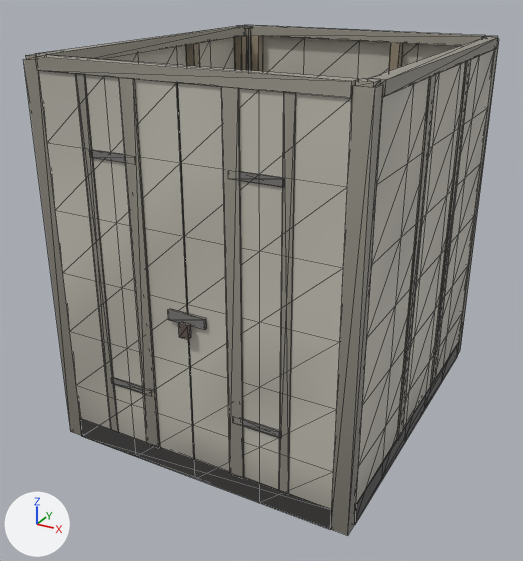
The glTF model assets/models/props/works_hoarding_deep.glb, before and after one commit.
Both versions are drawn from a 50 mm lens placed at (2.05, -4.06, 2.85), pointed at (-0.08, -0.18, 0.92). Every picture has the same lights, and +X, +Y and +Z are marked at lower left. The older version comes first. Mesh edges are drawn as thin lines. Vertices at exactly the same position are counted once.

Script lines for the objects in view, before the commit:
```python
me_works_hoarding_deep = bpy.data.meshes.new('works_hoarding_deep')
me_works_hoarding_deep.from_pydata(...)  # 824 vertices, 1372 faces; spans x -1.0..1.0, y -1.2..1.2, z 0.0..2.4
me_works_hoarding_deep.materials.append(mat_defaultmaterial)
ob_works_hoarding_deep = bpy.data.objects.new('works_hoarding_deep', me_works_hoarding_deep)
ob_works_hoarding_deep.location = (0.0, 0.0, 0.0)
```
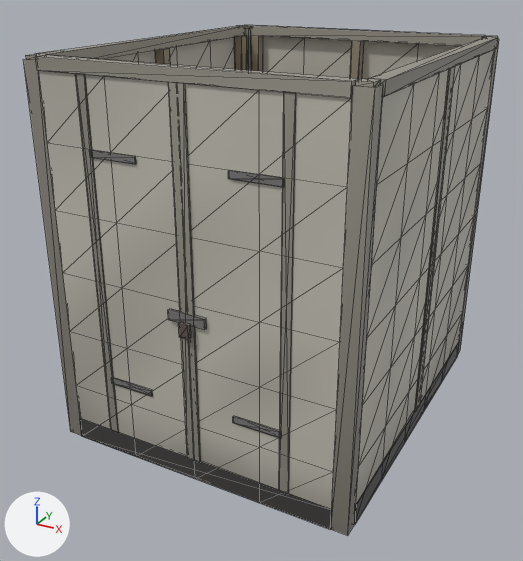
Edits to the scene script, one JSON object a line:
```json
{"block": "me_works_hoarding_deep", "where": "# used by ob_works_hoarding_deep; location = (0.0, 0.0, 0.0)"}
{"op": "remove", "block": "me_works_hoarding_deep", "code": "me_works_hoarding_deep.from_pydata(...)  # 824 vertices, 1372 faces; spans x -1.0..1.0, y -1.2..1.2, z 0.0..2.4"}
{"op": "add", "block": "me_works_hoarding_deep", "code": "me_works_hoarding_deep.from_pydata(...)  # 792 vertices, 1324 faces; spans x -1.0..1.0, y -1.2..1.2, z 0.0..2.4"}
{"block": "me_works_hoarding_deep", "change": "me_works_hoarding_deep part 1: the loose piece of 8 vertices spanning x -0.34..-0.25, y -1.16..-1.15, z 0.14..2.33 is moved by (0.3, 0.0, 0.0)"}
{"block": "me_works_hoarding_deep", "change": "me_works_hoarding_deep part 2: the loose piece of 8 vertices spanning x 0.26..0.33, y 1.1..1.17, z 0.0..2.33 is moved by (-0.3, 0.0, 0.0)"}
{"block": "me_works_hoarding_deep", "change": "me_works_hoarding_deep part 3: the loose piece of 8 vertices spanning x -0.97..-0.9, y 0.34..0.41, z 0.0..2.33 is moved by (0.0, -0.36, 0.0)"}
{"block": "me_works_hoarding_deep", "change": "me_works_hoarding_deep part 4: the loose piece of 8 vertices spanning x 0.99..1.0, y -0.38..-0.29, z 0.14..2.33 is moved by (0.0, 0.36, 0.0)"}
{"block": "me_works_hoarding_deep", "change": "me_works_hoarding_deep part 5: the loose piece of 8 vertices spanning x 0.99..1.0, y 0.33..0.42, z 0.14..2.33 is deleted"}
{"block": "me_works_hoarding_deep", "change": "me_works_hoarding_deep part 6: the loose piece of 8 vertices spanning x 0.25..0.34, y -1.16..-1.15, z 0.14..2.33 is deleted"}
{"block": "me_works_hoarding_deep", "change": "other edits to the shape of me_works_hoarding_deep do not show in these pictures"}
```

Location of each change, [x1, y1, x2, y2] in pixels of the pictures (523 x 561 px; the box of a moved part takes in the faces that stretch with it):
```json
{"part": 1, "of": "me_works_hoarding_deep", "change": "moved or reshaped", "before": [119, 78, 160, 448], "after": [168, 82, 201, 463]}
{"part": 2, "of": "me_works_hoarding_deep", "change": "moved or reshaped", "before": [389, 43, 403, 71], "after": [350, 41, 364, 80]}
{"part": 3, "of": "me_works_hoarding_deep", "change": "moved or reshaped", "before": [186, 44, 200, 67], "after": [155, 48, 171, 65]}
{"part": 4, "of": "me_works_hoarding_deep", "change": "moved or reshaped", "before": [397, 75, 436, 440], "after": [415, 67, 455, 411]}
{"part": 5, "of": "me_works_hoarding_deep", "change": "deleted", "before": [431, 60, 471, 386]}
{"part": 6, "of": "me_works_hoarding_deep", "change": "deleted", "before": [221, 87, 244, 478]}
```
